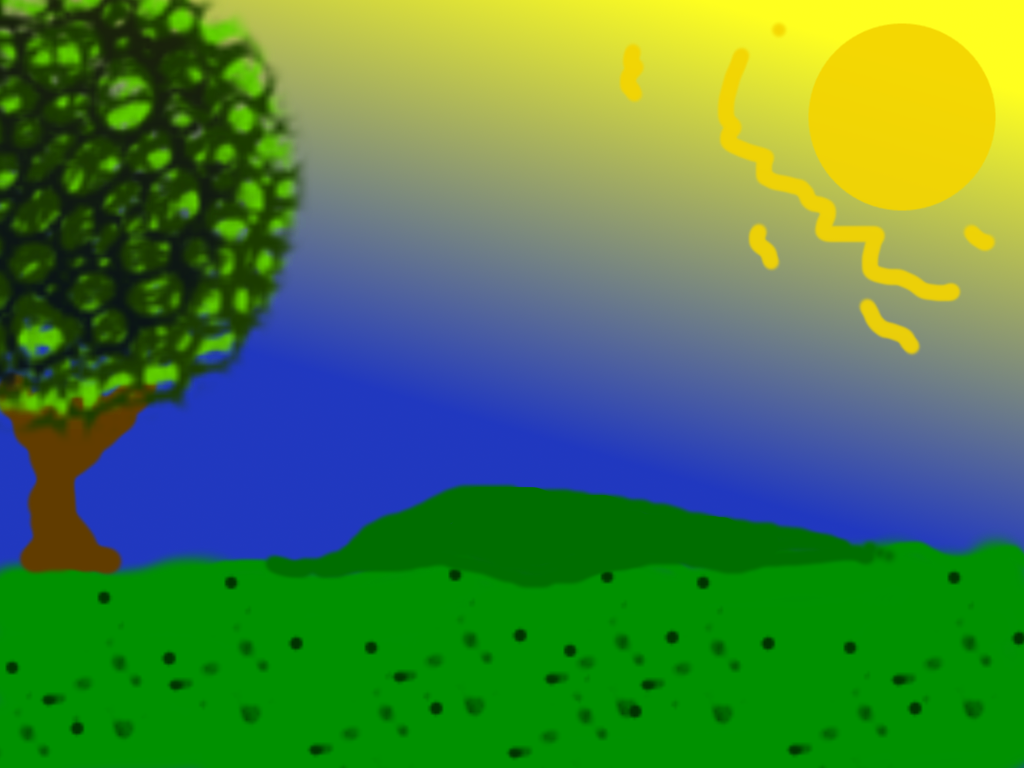
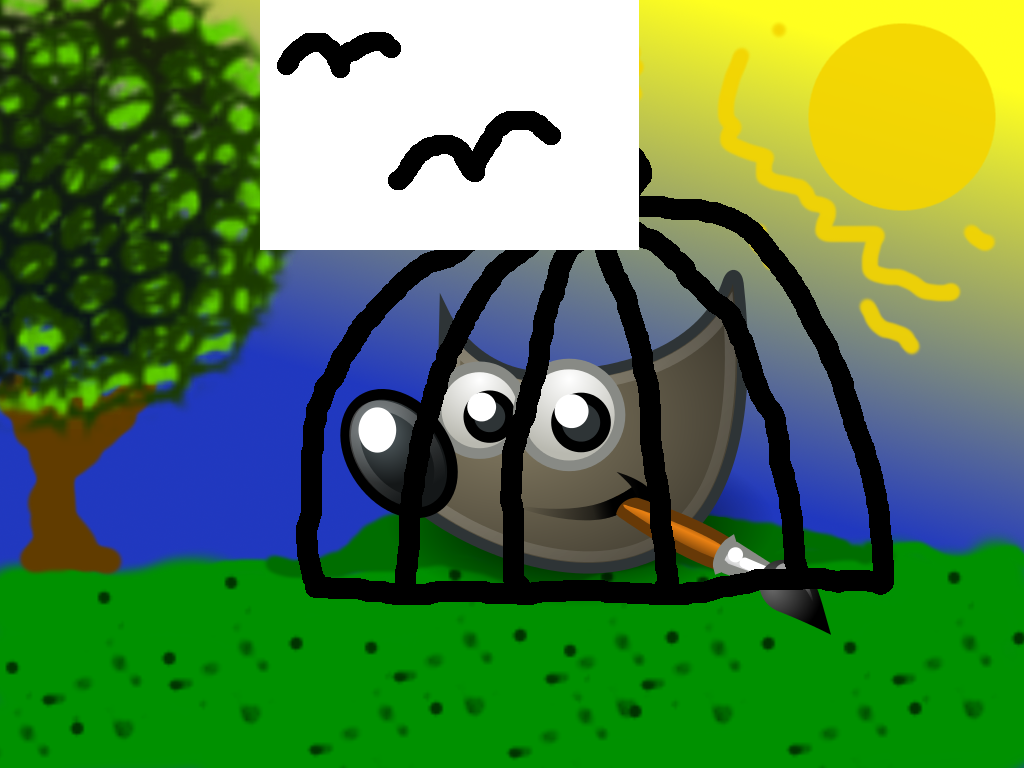
The second 1024 × 768 image is a revision of the first. Changes to its layers:
renamed "Ebene-Kopie" to "Eingefügte Ebene", showed it, painted on it over [260, 0, 894, 635]
showed "Käfig" over [296, 132, 894, 605]
showed "Gimp" over [340, 269, 831, 635]
